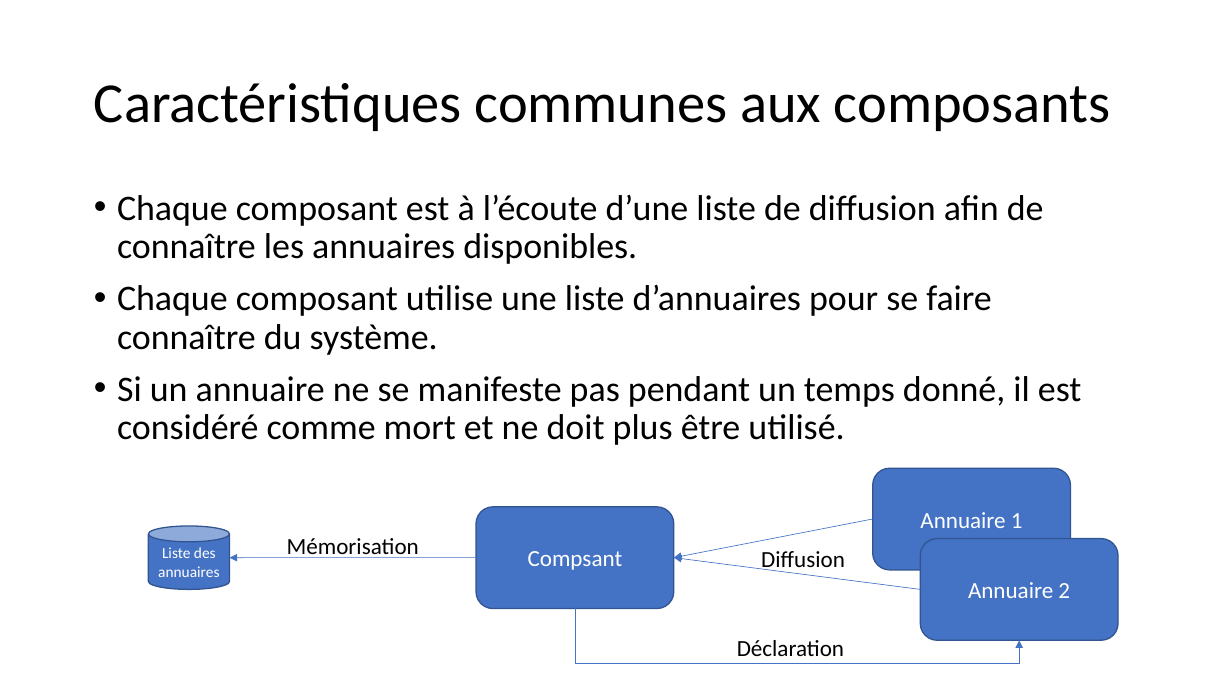
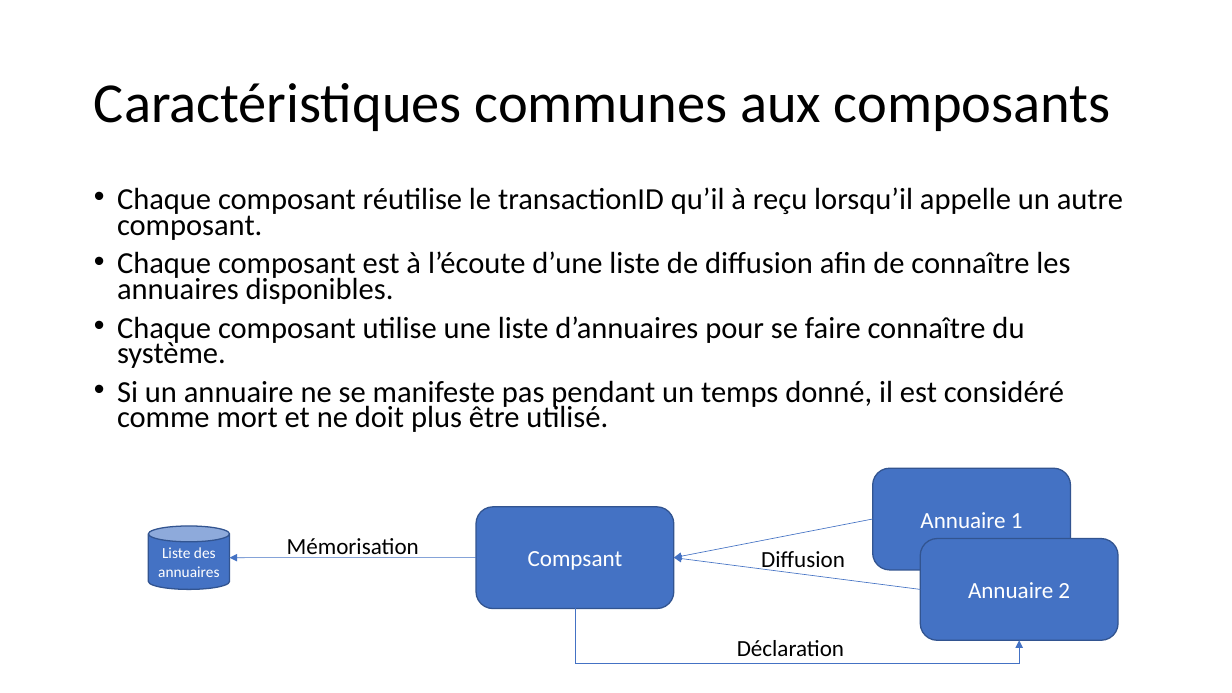
Before and after one commit to apulcino/MSAFO, a slide deck: slide 6 of maquette.pptx. Drawn at 1232x693 pixels with LibreOffice and Linux fonts; fonts in the diff are those of the drawing. Boxes give left, top, right and bottom in pixels: in the first picture for what was removed or moved away, otherwise in the second. Text is boxed around its words. In the diff, an @@ line names an element or a change of style, - is before the commit and + after.

```diff
--- a/maquette.pptx
+++ b/maquette.pptx
@@ text at [117, 187, 1123, 240]: paragraph added @@
+• Chaque composant réutilise le transactionID qu’il à reçu lorsqu’il appelle un autre composant.
@@ text at [117, 251, 1070, 432]: size 28 to 23.8 pt in "Chaque composant est à l’écoute d’une liste ...", "Chaque composant utilise une liste d’annuaires pour ...", "Si un annuaire ne se manifeste pas ..."; line spacing 0.9 to 0.7 @@
```
Also in this commit, not shown: 1 other slide changed.
